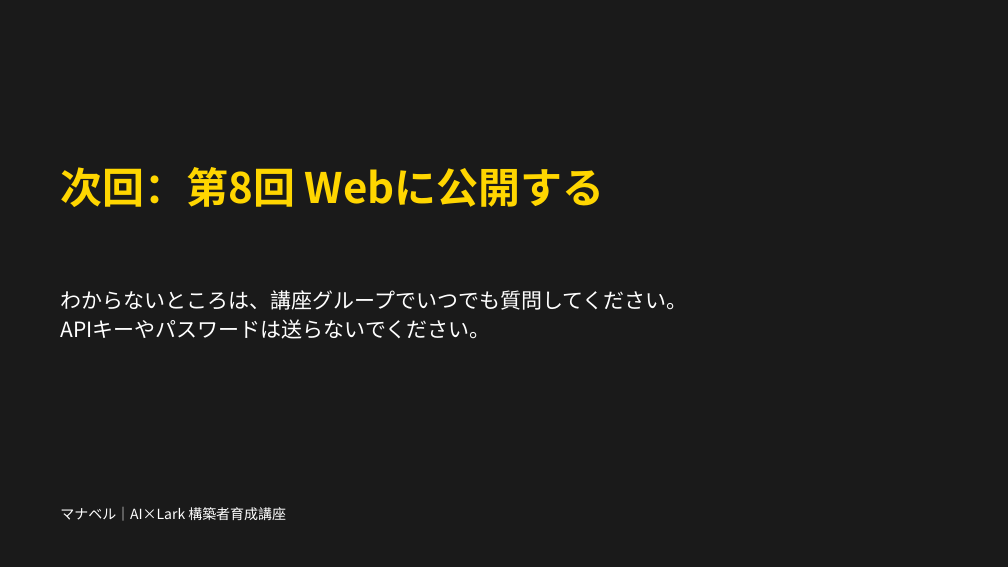
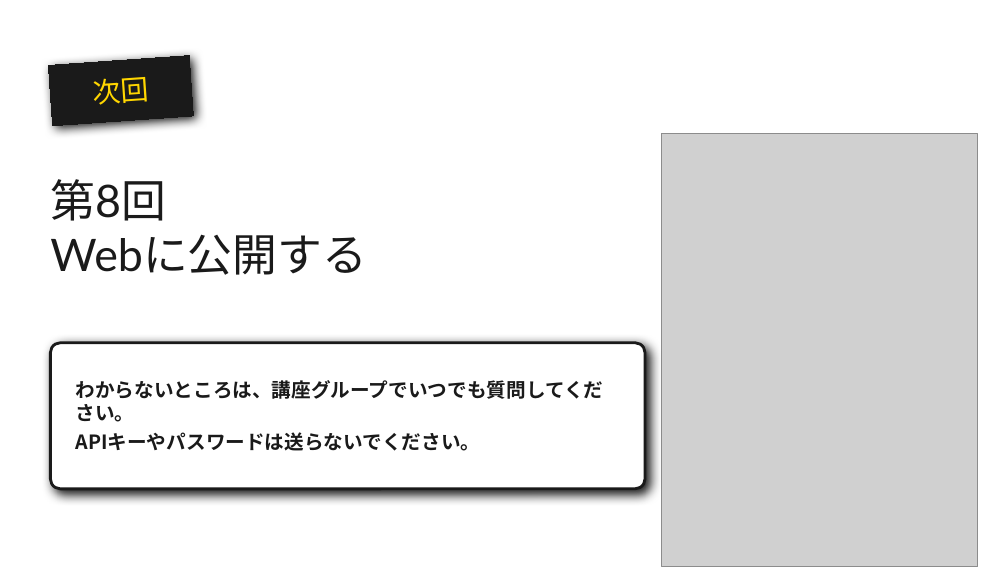
Before and after one commit to OfficePlata/33yell, a slide deck: slide 10 of manaberu/slides/manaberu-07-claude-code-intro.pptx. Drawn at 1008x567 pixels with LibreOffice and Linux fonts; fonts in the diff are those of the drawing; grey boxes stand for pictures; background and template pictures are left out. Boxes give left, top, right and bottom in pixels: in the first picture for what was removed or moved away, otherwise in the second. Text is boxed around its words. In the diff, an @@ line names an element or a change of style, - is before the commit and + after.

```diff
--- a/manaberu/slides/manaberu-07-claude-code-intro.pptx
+++ b/manaberu/slides/manaberu-07-claude-code-intro.pptx
@@ background #1A1A1A to picture (left out) @@
@@ rectangle added at (48,56,193,126), fill #1A1A1A, outline #1A1A1A 0.75 pt, 20 pt, text #FFD600 @@
+次回
@@ text "第8回" at (50,179,367,275): vertical alignment top to middle @@
@@ picture added at (662,133,978,566) @@
@@ text at (50,179,367,275): text changed; size 30 to 32 pt; font Noto Sans CJK JP to Lato; text colour #FFD600 to #1A1A1A; bold off @@
-次回：第8回 Webに公開する
+第8回
+Webに公開する
@@ rounded rectangle added at (50,343,645,489), fill #FFFFFF, outline #1A1A1A 2 pt @@
@@ text "わからないところは、講座グループでいつでも質問してください。": place and size @@
-text "わからないところは、講座グループでいつでも質問してください。" at (60,290,687,339)
+text "わからないところは、講座グループでいつでも質問してください。" at (76,380,604,451)
@@ text "わからないところは、講座グループでいつでも質問してください。" at (76,380,604,451): size 15 to 14 pt, text colour #FFFFFF to #1A1A1A, bold on; more space between paragraphs; vertical alignment top to middle @@
@@ text removed at (60,507,286,521) @@
-マナベル｜AI×Lark 構築者育成講座
```
Also in this commit, not shown: 9 other slides changed, 16 other files.
